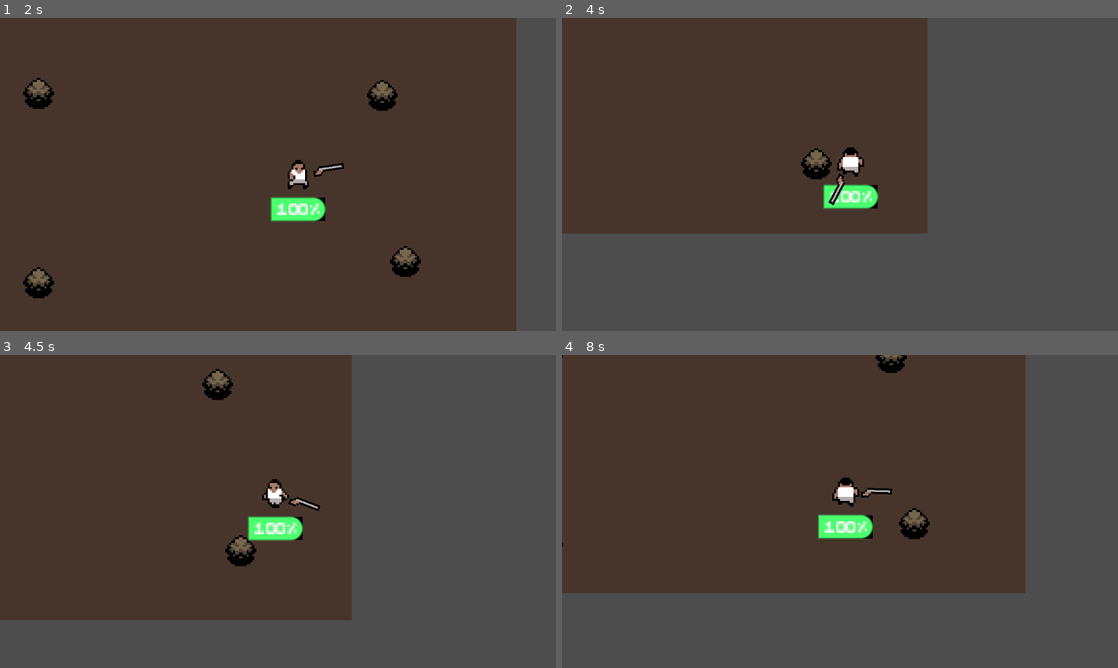
Above: before the commit, frames 1-4 (two rows, left to right).
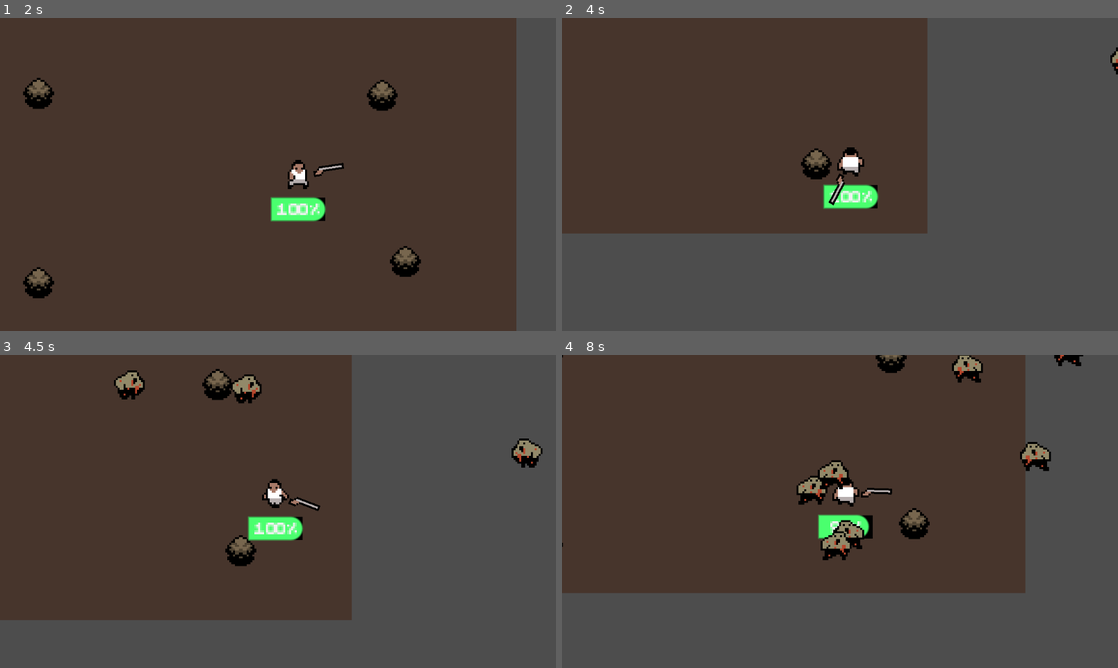
Above: after the commit, the same moments.

Repository: Liamthemannen/Project-2--Spel
Game: Godot game, scene res://Scen/main_menu.tscn
Same seed, same stepped clock (60 frames per second), same inputs: the game is played once before the commit and once after it.
Inputs (mouse positions are in pixels of both pictures, inside the frame that each line leads up to):
- Up to frame 1 (2 s): click "Starta spelet!" at 0.5 s; tap Enter at 1.25 s; move the mouse to (400, 158) at 1.27 s; hold D (Go_right) from 1.28 s (still down); click (400, 158) at 1.35 s
- Up to frame 2 (4 s): move the mouse to (728, 190) at 2.02 s; release D (Go_right) at 2.03 s; hold S (Go_down) 2.03-2.78 s; click (728, 190) at 2.1 s; move the mouse to (895, 105) at 2.77 s; hold D (Go_right) 2.78-3.53 s; click (895, 105) at 2.85 s; move the mouse to (812, 237) at 3.52 s; hold W (Go_Up) from 3.53 s (still down); click (812, 237) at 3.6 s
- Up to frame 3 (4.5 s): move the mouse to (444, 558) at 4.27 s; release W (Go_Up) at 4.28 s; hold A (Go_left) from 4.28 s (still down); click (444, 558) at 4.35 s
- Up to frame 4 (8 s): move the mouse to (673, 464) at 5.02 s; click (673, 464) at 5.1 s; move the mouse to (867, 511) at 5.77 s; release A (Go_left) at 5.78 s; hold S (Go_down) 5.78-6.53 s; click (867, 511) at 5.85 s; move the mouse to (756, 433) at 6.52 s; hold D (Go_right) 6.53-7.28 s; click (756, 433) at 6.6 s; move the mouse to (962, 495) at 7.27 s; hold W (Go_Up) from 7.28 s (still down); click (962, 495) at 7.35 s

Frame 1 is identical in both runs. In frame 2, less than 0.1% of the frame differs, in the area x 98-100%, y 9-18%; in frame 3, 1.1%; in frame 4, 2.4%, in the area x 42-94%, y 0-66%.
Error before the commit: Parse Error: Expected ":" after "if" condition. (res://Kod/mob_spawner.gd:12)

Commit message:
spawn_utanför_kameran

Diff:
--- a/Kod/Player.gd
+++ b/Kod/Player.gd
@@ -20,7 +20,6 @@
 	return input_vector.normalized()
 
 func _process(delta: float) -> void:
-	print(camera_2d.get_target_position())
 	var PlayerInput = get_input()
 
 	if PlayerInput != Vector2.ZERO:
--- a/Kod/mob_spawner.gd
+++ b/Kod/mob_spawner.gd
@@ -2,12 +2,18 @@
 
 @export var enemy: PackedScene
 @export var Target: Node2D
+
 var random_position = RandomNumberGenerator.new()
+
+@onready var camera_2d: Camera2D = $Camera2D
+@onready var path_follow_2d: PathFollow2D = $"../SpelKaraktär/Path2D/PathFollow2D"
+@onready var marker_2d: Marker2D = $"../SpelKaraktär/Path2D/PathFollow2D/Marker2D"
+
 
 func _on_timer_timeout() -> void:
 	print("Spawna enemy")
+	path_follow_2d.progress = random_position.randi_range(0, 1060)
 	var ene = enemy.instantiate()
 	ene.spel_karaktär = Target
-	ene.position = Vector2(random_position.randf_range(-143, 146), random_position.randf_range(81, -81))
-	if ene.position == Vector2(camera_2d.get_target_position())
+	ene.global_position = marker_2d.global_position
 	add_child(ene)
--- a/Scen/main.tscn
+++ b/Scen/main.tscn
@@ -7,6 +7,12 @@
 [ext_resource type="PackedScene" uid="uid://c7p5t1e3ny2wk" path="res://Scen/settings_menu.tscn" id="6_fa47m"]
 [ext_resource type="PackedScene" uid="uid://dq3ffsbpxn1nk" path="res://Scen/game_over.tscn" id="7_adhq0"]
 [ext_resource type="PackedScene" uid="uid://b1cmhwls6wa0t" path="res://Scen/mob_spawner.tscn" id="8_8lypi"]
+
+[sub_resource type="Curve2D" id="Curve2D_adhq0"]
+_data = {
+"points": PackedVector2Array(0, 0, 0, 0, -170, -103, 0, 0, 0, 0, 168, -102, 0, 0, 0, 0, 163, 93, 0, 0, 0, 0, -169, 92, 0, 0, 0, 0, -171, -103, 0, 0, 0, 0, 0, 0)
+}
+point_count = 6
 
 [node name="Main" type="Node2D"]
 script = ExtResource("1_wlob7")
@@ -38,6 +44,17 @@
 Acceleration = 3.0
 Friction = 10.0
 
+[node name="Path2D" type="Path2D" parent="SpelKaraktär"]
+position = Vector2(-1, 0)
+curve = SubResource("Curve2D_adhq0")
+
+[node name="PathFollow2D" type="PathFollow2D" parent="SpelKaraktär/Path2D"]
+position = Vector2(-170.89473, -92.73644)
+rotation = -1.5810524
+progress = 1049.85
+
+[node name="Marker2D" type="Marker2D" parent="SpelKaraktär/Path2D/PathFollow2D"]
+
 [node name="Mob_spawner" parent="." node_paths=PackedStringArray("Target") instance=ExtResource("8_8lypi")]
 Target = NodePath("../SpelKaraktär")
 
Not shown: 1 places in Scen/main.tscn that only renumber resources
